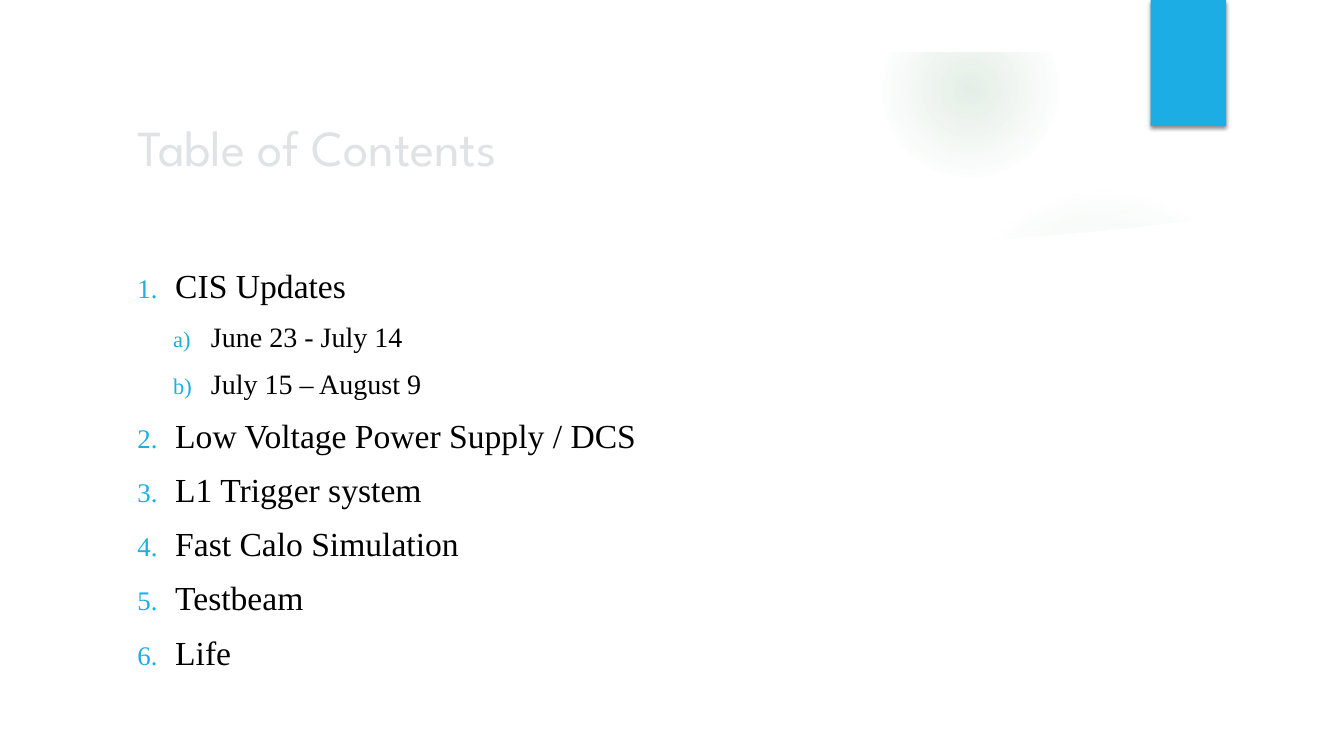
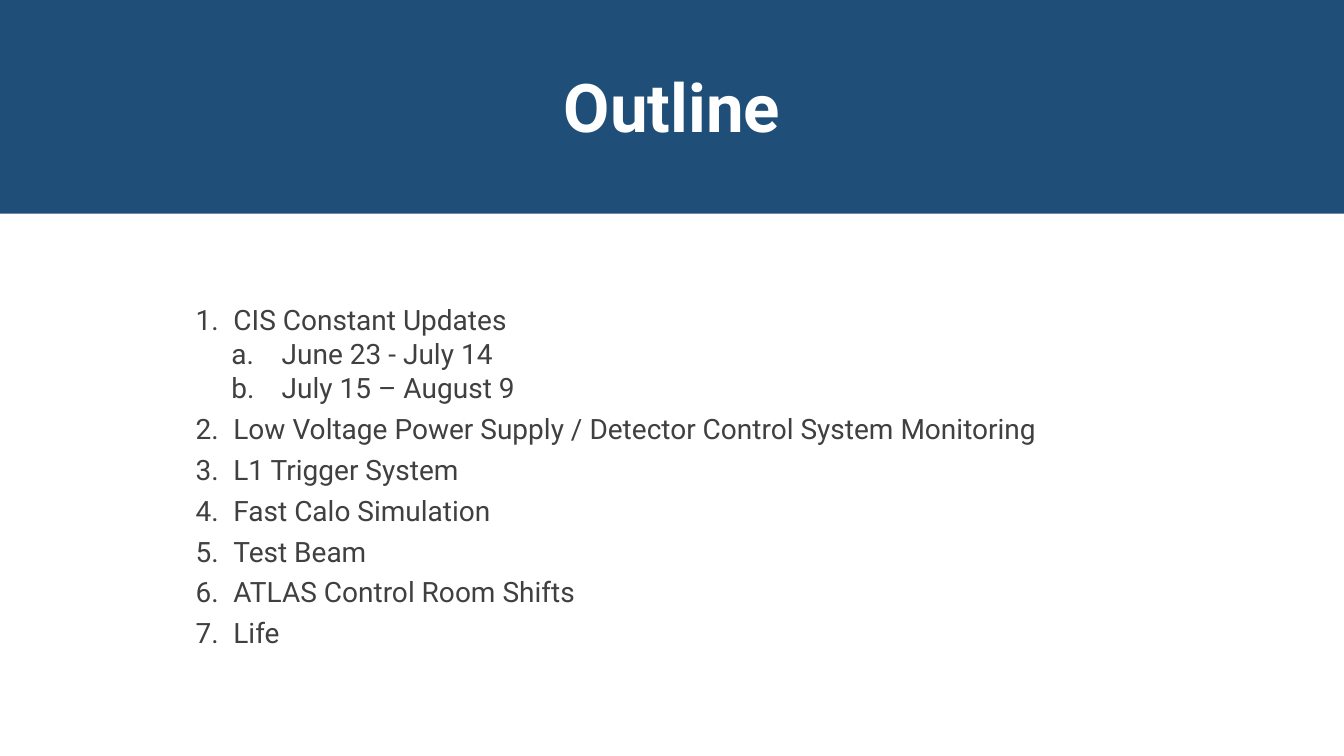
Before and after one commit to JackyMYL/Tile-CIS-group, a slide deck: slide 2 of Chicago Reports/08-15-2022_Jacky&Peter.pptx. Drawn at 1344x756 pixels with LibreOffice and Linux fonts; fonts in the diff are those of the drawing; background and template pictures are left out. Boxes give left, top, right and bottom in pixels: in the first picture for what was removed or moved away, otherwise in the second. Text is boxed around its words. In the diff, an @@ line names an element or a change of style, - is before the commit and + after.

Commit message:
Changed slide formatting

```diff
--- a/Chicago Reports/08-15-2022_Jacky&Peter.pptx
+++ b/Chicago Reports/08-15-2022_Jacky&Peter.pptx
@@ group removed at (x1=0, y1=0, x2=1344, y2=756): 4 ellipses, 3 freeform shapes @@
@@ rectangle added at (x1=0, y1=0, x2=1344, y2=214), fill #1F4E79, 48 pt, text #FFFFFF, bold @@
+Outline
@@ rectangle removed at (x1=1150, y1=0, x2=1226, y2=126) @@
@@ title removed at (x1=127, y1=107, x2=1093, y2=185) @@
-Table of Contents
@@ text "CIS Constant Updates" moved from (x1=175, y1=274, x2=636, y2=611) to (x1=233, y1=309, x2=1036, y2=644) @@
@@ text at (x1=233, y1=309, x2=506, y2=336): text changed; size 24 to 20 pt; font Times New Roman to Roboto; text colour #000000 to #404040 @@
-1. CIS Updates
+1. CIS Constant Updates
@@ text at (x1=233, y1=343, x2=515, y2=644): font Times New Roman to Roboto, text colour #000000 to #404040 in "June 23 - July 14", "July 15 – August 9", "Fast Calo Simulation", "Life"; size 24 to 20 pt in "Fast Calo Simulation", "Life"; bullet a) to a.; line spacing 1 to 0.8; less space between paragraphs @@
@@ text at (x1=233, y1=418, x2=1036, y2=486): text changed; size 24 to 20 pt; font Times New Roman to Roboto; text colour #000000 to #404040 @@
-2. Low Voltage Power Supply / DCS
-3. L1 Trigger system
+2. Low Voltage Power Supply / Detector Control System Monitoring
+3. L1 Trigger System
@@ text at (x1=233, y1=542, x2=575, y2=603): text changed; size 24 to 20 pt; font Times New Roman to Roboto; text colour #000000 to #404040 @@
-5. Testbeam
+5. Test Beam
+6. ATLAS Control Room Shifts
```
Also in this commit, not shown: 8 other slides changed, 4 slides added, 3 slides removed.
